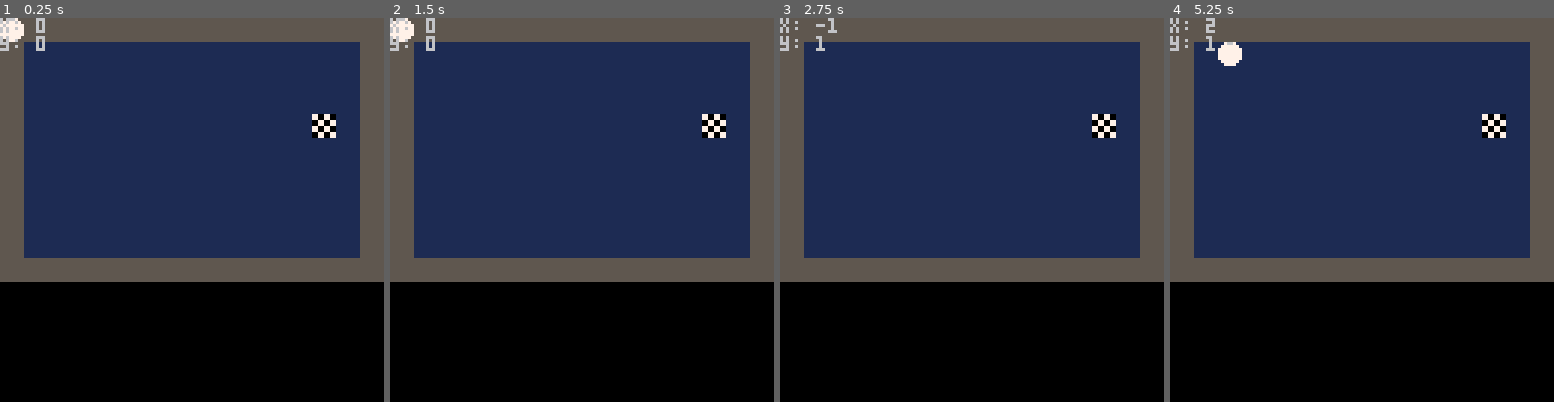
Above: before the commit, frames 1-4 (left to right).
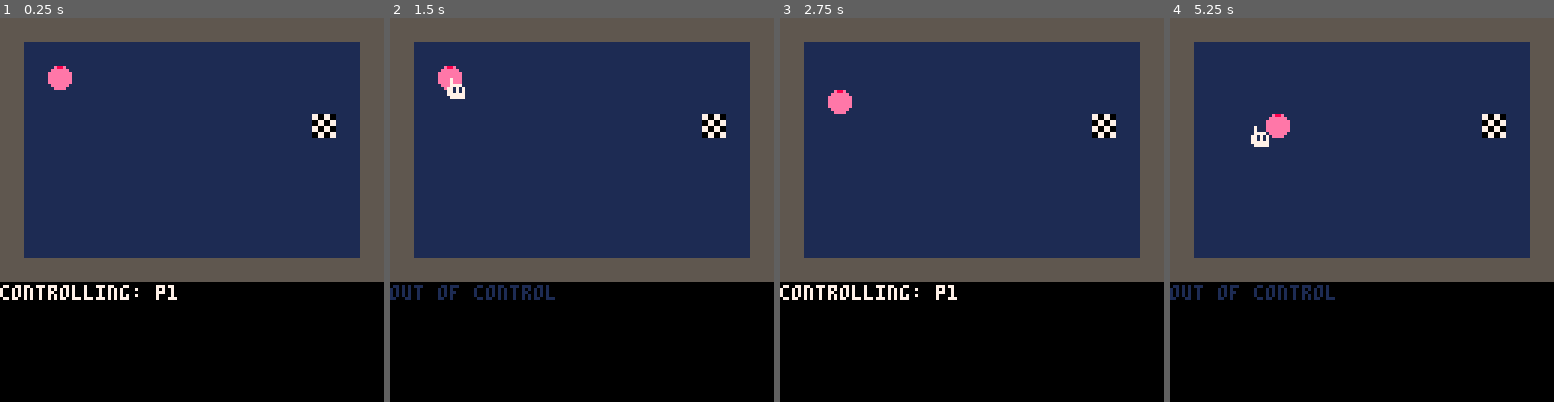
Above: after the commit, the same moments.

Repository: ethanmuller/gmtk-2020-jam
Game: PICO-8 cartridge ooc.p8
The game is run twice, just before and just after one commit, with the same random seed, the same clock (stepped at 60 frames per second) and the same inputs.
Inputs:
- Up to frame 1 (0.25 s): no input
- Up to frame 2 (1.5 s): tap O (Z key) at 0.33, 0.7, 1.43 s
- Up to frame 3 (2.75 s): hold Left 1.97-2.37 s; tap O (Z key) at 2.22 s; hold Down from 2.42 s (still down)
- Up to frame 4 (5.25 s): release Down at 2.82 s; hold Right 2.87-3.53 s; tap O (Z key) at 3.1, 3.98, 4.87 s; hold Up 3.58-4.08 s; hold Right 4.13-4.53 s; hold Down 4.58-5.08 s; hold Left from 5.13 s (still down)

The runs differ from the first frame. In frame 1, 1.6% of the frame differs, in the area x 0-47%, y 0-74%; in frame 2, 1.6%; in frame 3, 1.3%; in frame 4, 1.7%, in the area x 0-43%, y 0-74%.

Commit message:
add control state

Diff:
--- a/ooc.p8
+++ b/ooc.p8
@@ -2,13 +2,24 @@
 version 29
 __lua__
 
+dbg = true
+
+ctrl = {
+  out = false
+}
+
 -- player
+-- todo: change from p1 to table full of actors
 p1 = {}
 -- sprite
-p1.s = 64
+p1.s = 80
+
+-- time
+t = 0
 
 -- game state
 gs = {}
+gs.map = 0
 
 -- game mode
 -- 0: title
@@ -17,20 +28,94 @@
 -- 3: ???
 gs.mode = 1
 
+-- sfx
+snd = {
+  step=0,
+  thump=1,
+  out_of_control=2,
+  in_control=3,
+  blip=4,
+  chime=5,
+}
+
+-- map sprite
+m = 0
+
+-- map sprite flag
+f = 0
+
 function get_input()
-  if btnp(0) then p1.x -= 1 end
-  if btnp(1) then p1.x += 1 end
-  if btnp(2) then p1.y -= 1 end
-  if btnp(3) then p1.y += 1 end
+  local last_x = p1.x
+  local last_y = p1.y
+
+  if ctrl.out then
+    if btnp(0) then ctrl.x -= 1 end
+    if btnp(1) then ctrl.x += 1 end
+    if btnp(2) then ctrl.y -= 1 end
+    if btnp(3) then ctrl.y += 1 end
+
+    if btnp(0) or
+      btnp(1) or
+      btnp(2) or
+      btnp(3) then
+
+      sfx(snd["blip"])
+    end
+
+
+    if btnp(4) then
+      ctrl.out = false
+
+      sfx(snd["in_control"])
+    end
+  else
+    if btnp(0) then p1.x -= 1 end
+    if btnp(1) then p1.x += 1 end
+    if btnp(2) then p1.y -= 1 end
+    if btnp(3) then p1.y += 1 end
+
+    if btnp(4) then
+      ctrl.out = true
+      ctrl.x = p1.x
+      ctrl.y = p1.y
+
+      sfx(snd["out_of_control"])
+    end
+
+    m = mget(p1.x, p1.y)
+    f = fget(m)
+
+    -- if wall is solid...
+    if f == 1 then
+      -- prevent player from moving into it
+      p1.x = last_x
+      p1.y = last_y
+
+      sfx(snd["thump"])
+    end
+
+    if f == 128 then
+      -- player hit the goal
+      load_map(0)
+
+      sfx(snd["chime"])
+    end
+
+    if p1.x != last_x or
+    p1.y != last_y then
+      sfx(snd["step"])
+    end
+  end
+
 end
 
 function load_map(i)
   -- load map based on index
   gs.map = i
 
-  -- spawn actors based on spawn tiles
-  p1.x = 0
-  p1.y = 0
+  -- todo: spawn actors based on spawn tiles
+  p1.x = 2
+  p1.y = 2
 end
 
 function _init()
@@ -41,12 +126,24 @@
   cls()
   map(0, 0, 0, 0, 16, 16)
   spr(p1.s, p1.x * 8, p1.y * 8)
-  print("x: " .. p1.x)
-  print("y: " .. p1.y)
+
+  if ctrl.out then
+    spr(48, ctrl.x * 8 + 2, ctrl.y * 8 + 4)
+  end
+
+  if dbg then
+    if ctrl.out then
+      print("out of control", 0, 89, 1)
+    else
+      print("controlling: p1", 0, 89, 7)
+    end
+
+  end
 end
 
 function _update60()
   get_input()
+  t += 1
 end
 
 __gfx__
@@ -74,14 +171,14 @@
 00000000000000000000000000000000000000000000000000000000000000000000000000000000000000000000000000000000000000000000000000000000
 00000000000000000000000000000000000000000000000000000000000000000000000000000000000000000000000000000000000000000000000000000000
 00000000000000000000000000000000000000000000000000000000000000000000000000000000000000000000000000000000000000000000000000000000
-00000000000000000000000000000000000000000000000000000000000000000000000000000000000000000000000000000000000000000000000000000000
-00000000000000000000000000000000000000000000000000000000000000000000000000000000000000000000000000000000000000000000000000000000
-00000000000000000000000000000000000000000000000000000000000000000000000000000000000000000000000000000000000000000000000000000000
-00000000000000000000000000000000000000000000000000000000000000000000000000000000000000000000000000000000000000000000000000000000
-00000000000000000000000000000000000000000000000000000000000000000000000000000000000000000000000000000000000000000000000000000000
-00000000000000000000000000000000000000000000000000000000000000000000000000000000000000000000000000000000000000000000000000000000
-00000000000000000000000000000000000000000000000000000000000000000000000000000000000000000000000000000000000000000000000000000000
-00000000000000000000000000000000000000000000000000000000000000000000000000000000000000000000000000000000000000000000000000000000
+00700000000000000000000000000000000000000000000000000000000000000000000000000000000000000000000000000000000000000000000000000000
+00700000077007700000000000000000000000000000000000000000000000000000000000000000000000000000000000000000000000000000000000000000
+00777700070000700000000000000000000000000000000000000000000000000000000000000000000000000000000000000000000000000000000000000000
+07717170000000000000000000000000000000000000000000000000000000000000000000000000000000000000000000000000000000000000000000000000
+07717170000000000000000000000000000000000000000000000000000000000000000000000000000000000000000000000000000000000000000000000000
+07777770070000700000000000000000000000000000000000000000000000000000000000000000000000000000000000000000000000000000000000000000
+01777770077007700000000000000000000000000000000000000000000000000000000000000000000000000000000000000000000000000000000000000000
+00111110000000000000000000000000000000000000000000000000000000000000000000000000000000000000000000000000000000000000000000000000
 00766700007777000077770000777700000000000000000000000000000000000000000000000000000000000000000000000000000000000000000000000000
 07777770077777700777777007777770000000000000000000000000000000000000000000000000000000000000000000000000000000000000000000000000
 77777777777777777777777777777777000000000000000000000000000000000000000000000000000000000000000000000000000000000000000000000000
@@ -115,7 +212,7 @@
 0cccccc00cccccc00cccccc00cccccc0000000000000000000000000000000000000000000000000000000000000000000000000000000000000000000000000
 00cccc0000cccc0000c11c0000cccc00000000000000000000000000000000000000000000000000000000000000000000000000000000000000000000000000
 __gff__
-0001000000000000000000000000000000000000000000000000000000000000000000000000000000000000000000000000000000000000000000000000000000000000000000000000000000000000000000000000000000000000000000000000000000000000000000000000000000000000000000000000000000000000
+0001000000000000008000000000000000000000000000000000000000000000000000000000000000000000000000000000000000000000000000000000000000000000000000000000000000000000000000000000000000000000000000000000000000000000000000000000000000000000000000000000000000000000
 0000000000000000000000000000000000000000000000000000000000000000000000000000000000000000000000000000000000000000000000000000000000000000000000000000000000000000000000000000000000000000000000000000000000000000000000000000000000000000000000000000000000000000
 __map__
 0101010101010101010101010101010100000000000000000000000000000000000000000000000000000000000000000000000000000000000000000000000000000000000000000000000000000000000000000000000000000000000000000000000000000000000000000000000000000000000000000000000000000000
Not shown, changed: the sound effects (__sfx__) section of ooc.p8
